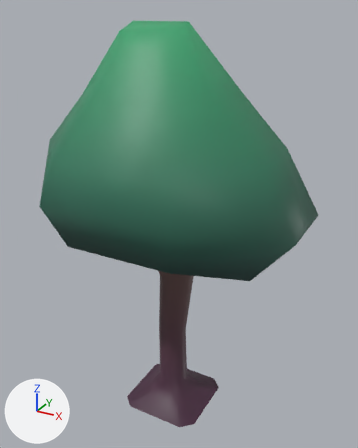
One commit to the FBX model Assets/ART/Models/Terrain/Tree_C.fbx: the scene before it, then after it.
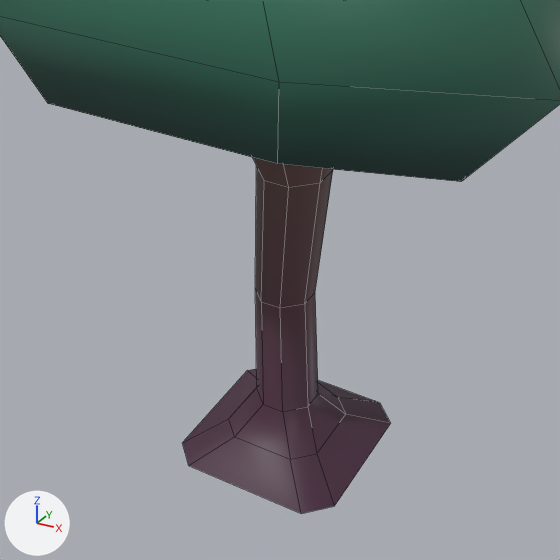
Each version is shown whole from a 50 mm camera at (2.25, -3.99, 4.25) aimed at (-0.05, 0.2, 2.16), then close up on the part from 13% to 82% of the width and 45% to 100% of the height. Arrows for +X, +Y and +Z are at lower left; the lights stay in place. The close-ups show mesh edges as thin lines. Where no turn or scale is listed for an object, it has been applied to the vertices. Vertices at the same position are counted once.

In view in the first close-up: 'MDL_Tree_C'.
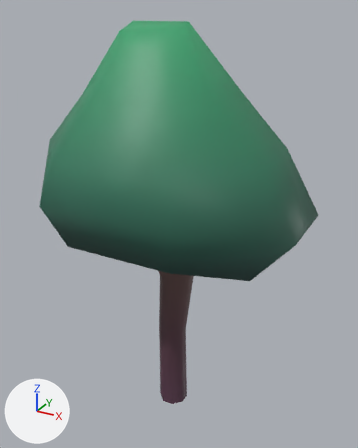
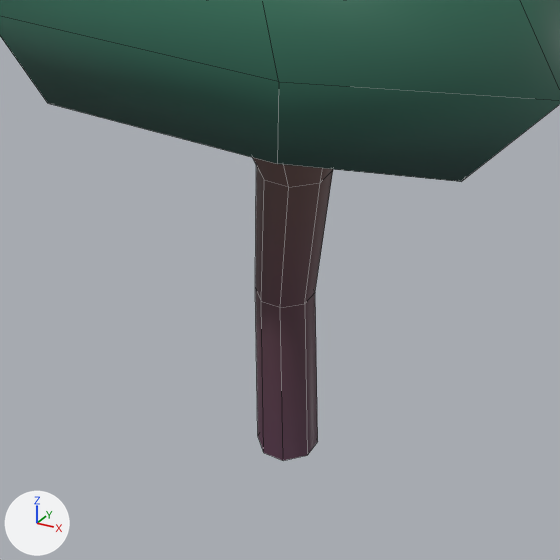
Where the change shows, as pixel boxes (x1, y1, x2, y2) in the close-ups (560 x 560 px):
'MDL_Tree_C', reshaped
    before: (0, 0, 560, 514)
    after: (0, 0, 560, 460)
part 1 of me_tree_a, cut back
    before: (183, 288, 391, 514)
    after: (255, 288, 318, 460)

What changed in the scene script:
```text
Change me_tree_a:
    used by ob_mdl_tree_c; location = (0.0, 0.0, 0.0)
    remove me_tree_a.from_pydata(...)  # 96 vertices, 91 faces; spans x -1.45..1.32, y -0.92..1.21, z 0.0..4.13
    add me_tree_a.from_pydata(...)  # 80 vertices, 75 faces; spans x -1.45..1.32, y -0.92..1.21, z -0.03..4.13
    me_tree_a part 1
    24 vertices are removed from x -0.5..0.39, y -0.38..0.51, z 0.0..0.29
    24 faces are deleted
    8 vertices are added at x -0.2..0.1, y -0.08..0.22, z -0.03
    8 new faces join them
```
